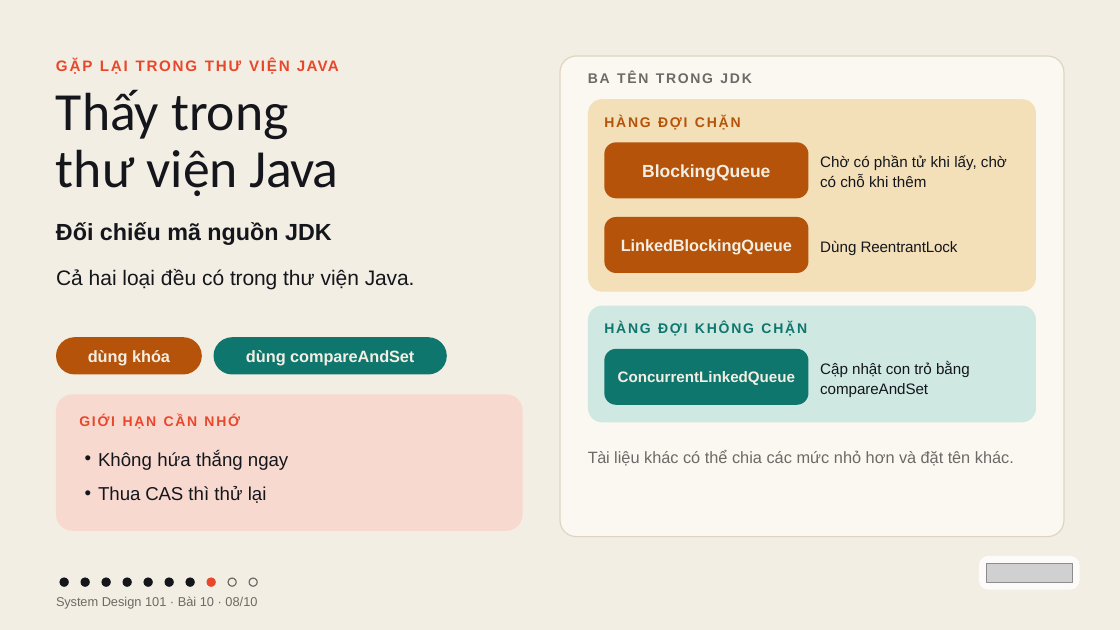
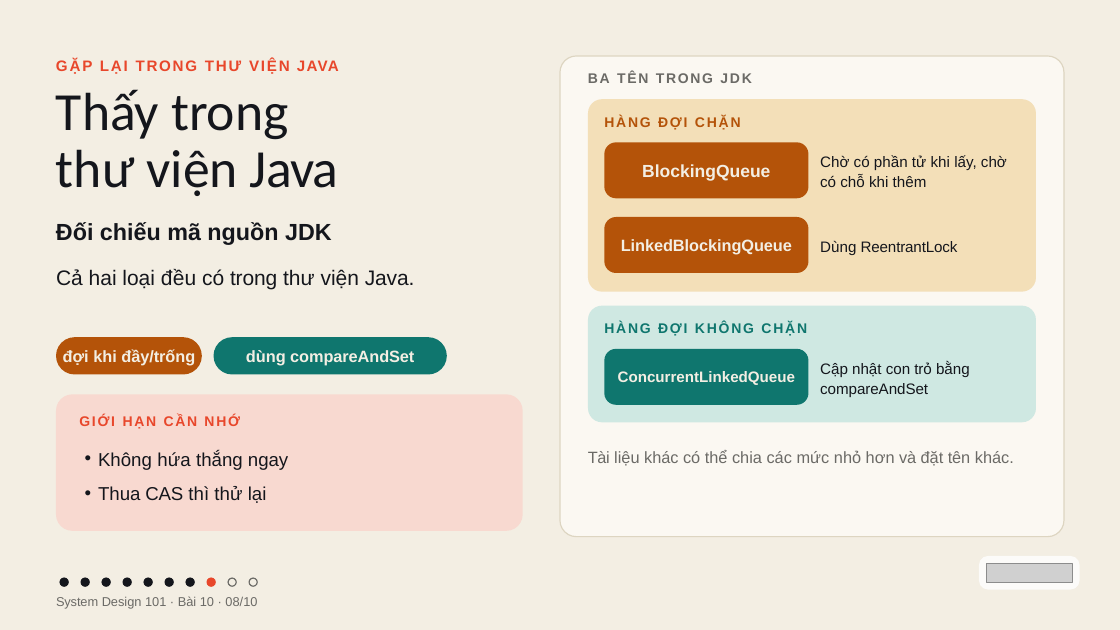
Before and after one commit to vohoailinh90/tool-marketing-studio, a slide deck: slide 8 of system-design-101/vi/lessons/sd-10-010/slides/sd-10-010.pptx. Drawn at 1120x630 pixels with LibreOffice and Linux fonts; fonts in the diff are those of the drawing; grey boxes stand for pictures. Boxes give left, top, right and bottom in pixels: in the first picture for what was removed or moved away, otherwise in the second. Text is boxed around its words. In the diff, an @@ line names an element or a change of style, - is before the commit and + after.

```diff
--- a/system-design-101/vi/lessons/sd-10-010/slides/sd-10-010.pptx
+++ b/system-design-101/vi/lessons/sd-10-010/slides/sd-10-010.pptx
@@ text in rounded rectangle at (63, 349, 195, 366): text changed @@
-dùng khóa
+đợi khi đầy/trống
```
Also in this commit, not shown: 3 other slides changed.
